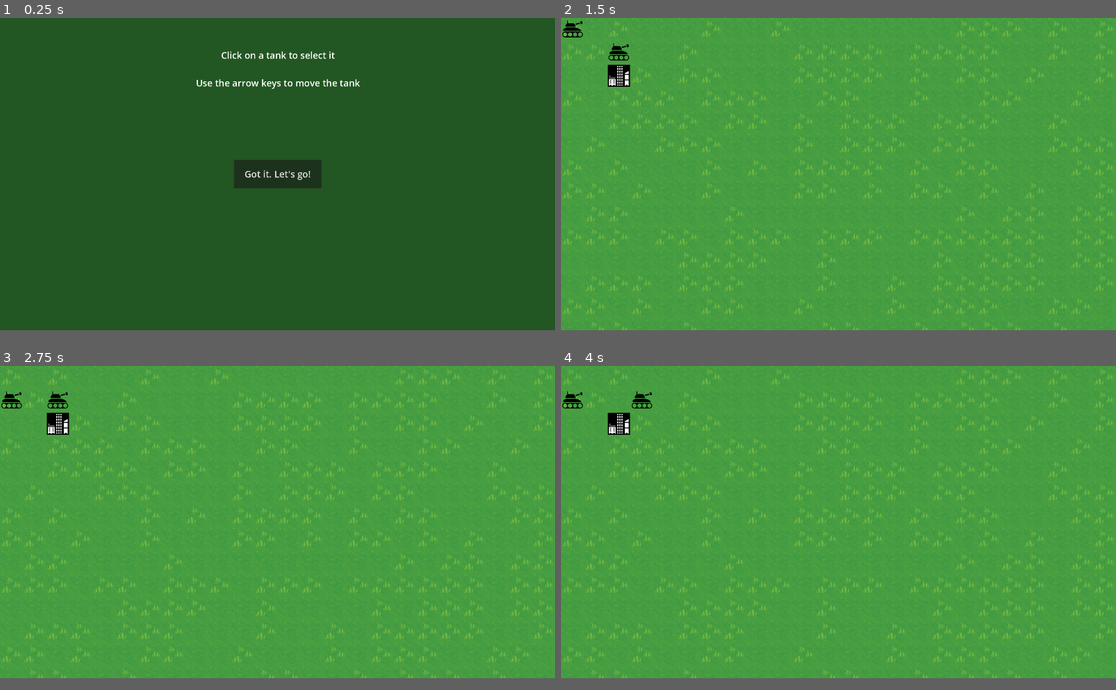
Above: before the commit, frames 1-4 (two rows, left to right).
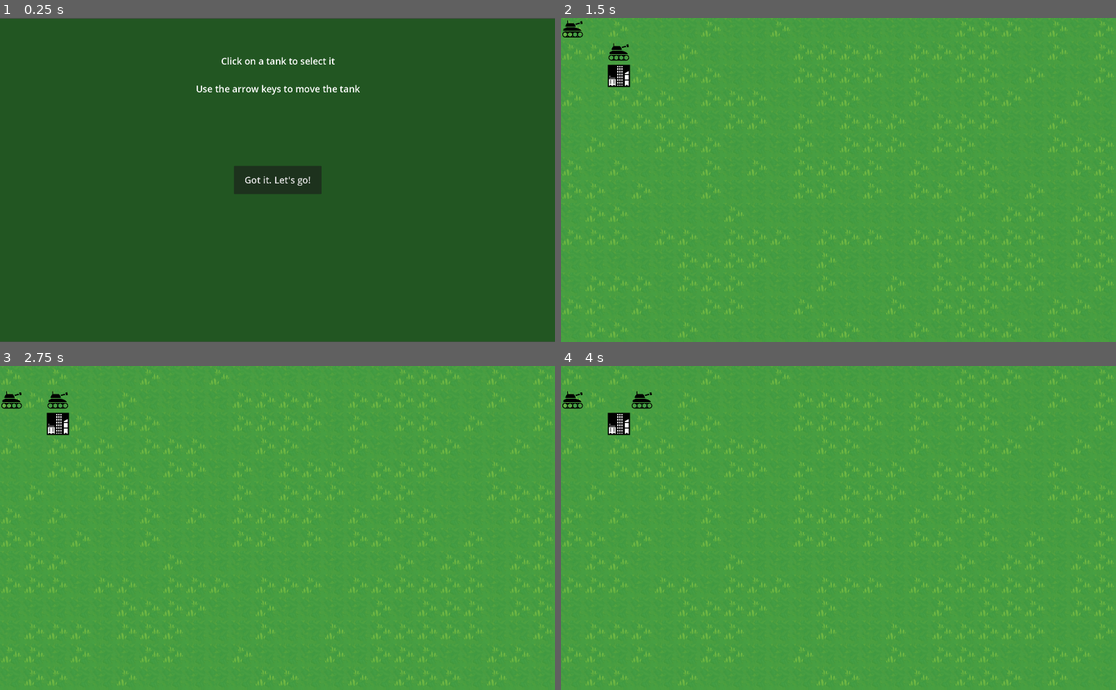
Above: after the commit, the same moments.

Repository: greenmoss/tankies
Game: Godot game, scene res://main.tscn
The game is run twice, just before and just after one commit, with the same random seed, the same clock (stepped at 60 frames per second) and the same inputs.
Inputs (mouse positions are in pixels of both pictures, inside the frame that each line leads up to):
- Up to frame 1 (0.25 s): no input
- Up to frame 2 (1.5 s): click "Got it. Let's go!" at 0.5 s; tap Enter at 1.25 s; move the mouse to (572, 30) at 1.27 s; press the mouse at (572, 30) at 1.28 s; hold Right (right) from 1.28 s (still down)
- Up to frame 3 (2.75 s): tap Space at 2 s; move the mouse to (55, 401) at 2.02 s; release Right (right) at 2.03 s; release the mouse at (55, 401) at 2.03 s; hold Down (down) from 2.03 s (still down); click (55, 401) at 2.1 s
- Up to frame 4 (4 s): tap Enter at 2.75 s; move the mouse to (894, 453) at 2.77 s; release Down (down) at 2.78 s; press the mouse at (894, 453) at 2.78 s; hold Right (right) 2.78-3.53 s; tap Space at 3.5 s; move the mouse to (810, 583) at 3.52 s; release the mouse at (810, 583) at 3.53 s; hold Up (up) from 3.53 s (still down); click (810, 583) at 3.6 s
In our replay, the window is 799x449 before the commit and 799x466 after it. These sizes can differ from the game's own. Grey fills any space a smaller window leaves; there, only what the larger window draws over its background counts as a difference.

The runs differ from the first frame. In frame 1, 1.9% of the frame differs, in the area x 0-100%, y 0-55%; in frame 2, 0.1%; in frame 3, 0.1%; in frame 4, 0.1%.

Commit message:
Make viewport align with grid size
tile size == 80, so make viewport evenly fit that size

Diff:
--- a/project.godot
+++ b/project.godot
@@ -22,7 +22,7 @@
 [display]
 
 window/size/viewport_width=1920
-window/size/viewport_height=1080
+window/size/viewport_height=1120
 window/size/resizable=false
 
 [input]
